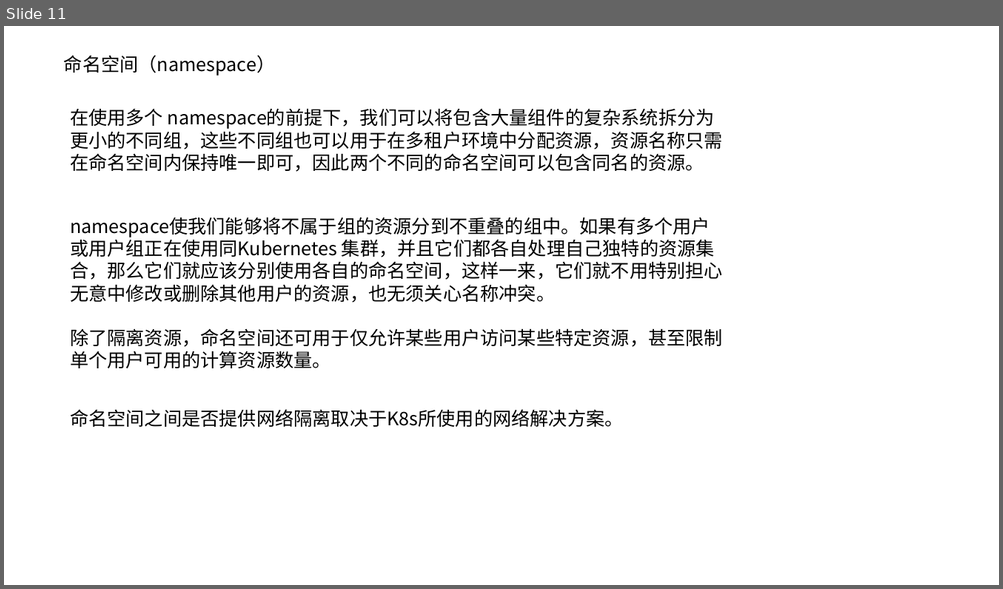
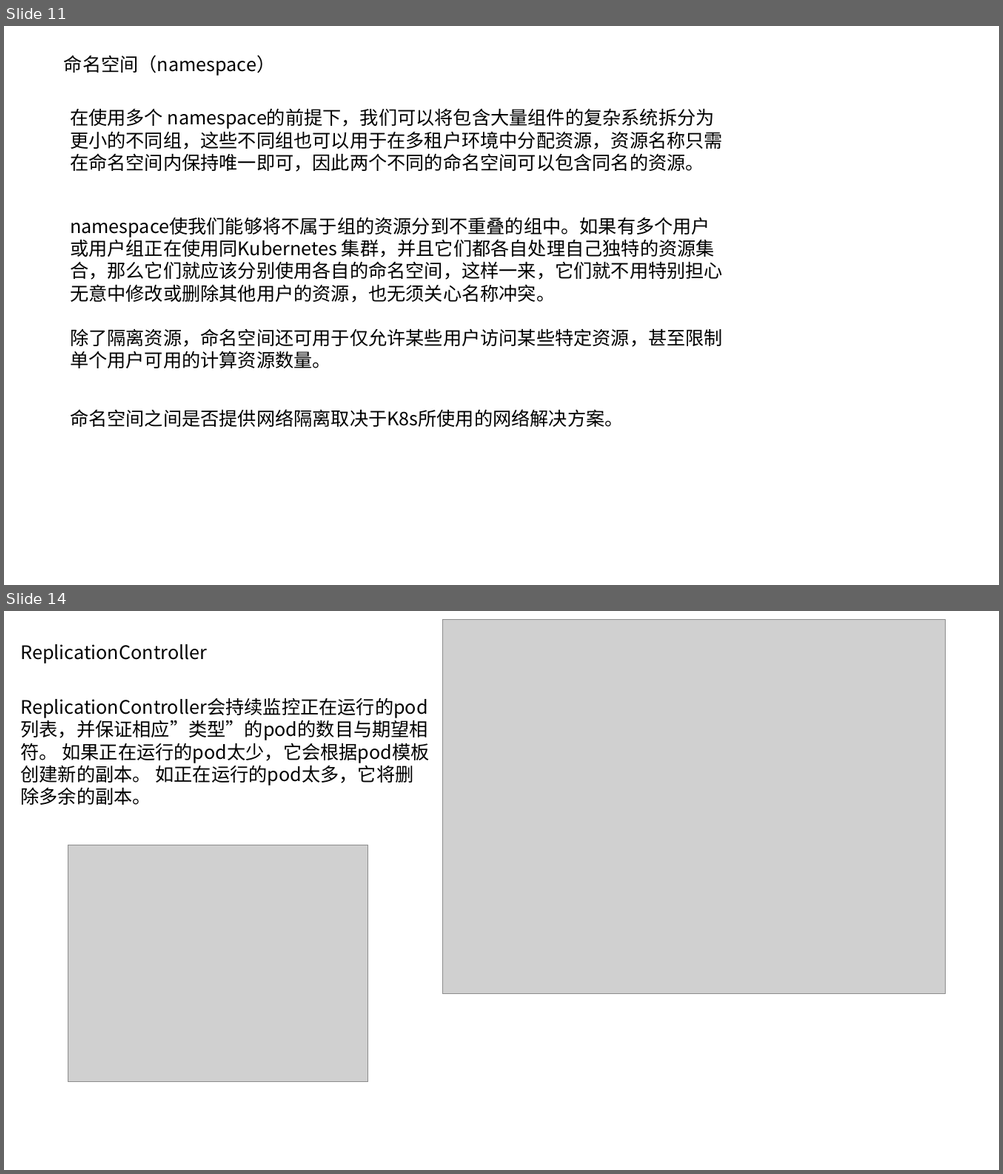
Before and after one commit to lc120798654/lclclclc, a slide deck: k8s.pptx. Shown one above the other, each under a label of ours: slide 11 before the commit, slides 11 and 14 after it; the slides between them are not shown. The pictures are 1003x589 and 1003x1174 pixels, drawn with LibreOffice and Linux fonts; fonts in the diff are those of the drawing; grey boxes stand for pictures. Boxes give left, top, right and bottom in pixels: in the first picture for what was removed or moved away, otherwise in the second. Text is boxed around its words. In the diff, an @@ line names an element or a change of style, - is before the commit and + after.

```diff
--- a/k8s.pptx
+++ b/k8s.pptx
@@ slide 14 added at (4,611,999,1170), background #FFFFFF @@
@@ picture added at (443,620,945,994) @@
@@ text added at (21,644,208,664), 18 pt, text #000000 @@
+ReplicationController
@@ text added at (21,718,430,805), 18 pt, text #000000 @@
+ReplicationController会持续监控正在运行的pod列表，并保证相应”类型”的pod的数目与期望相符。 如果正在运行的pod太少，它会根据pod模板创建新的副本。 如正在运行的pod太多，它将删除多余的副本。
@@ picture added at (68,846,368,1082) @@
```
Also in this commit, not shown: 1 slide changed, 5 other slides added.
